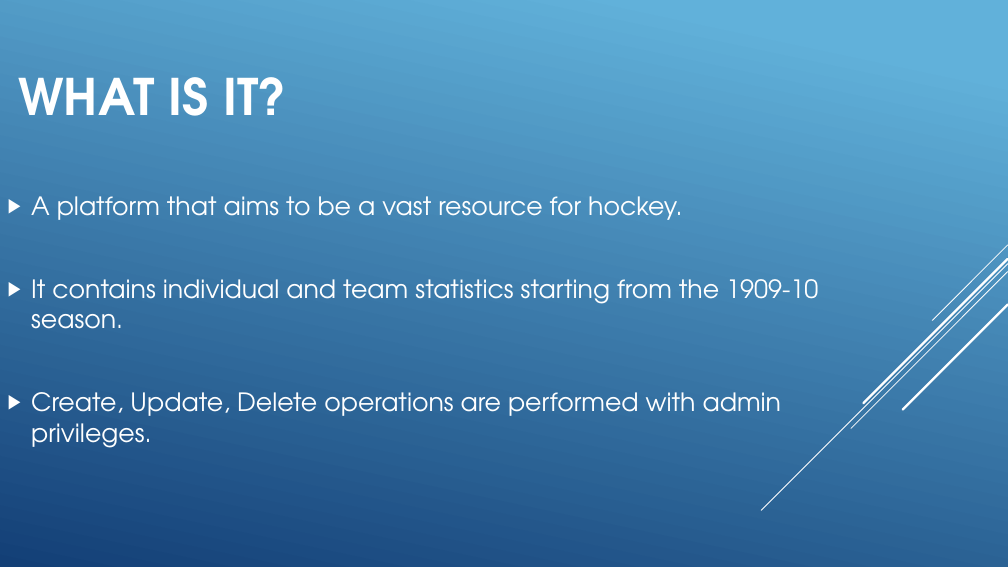
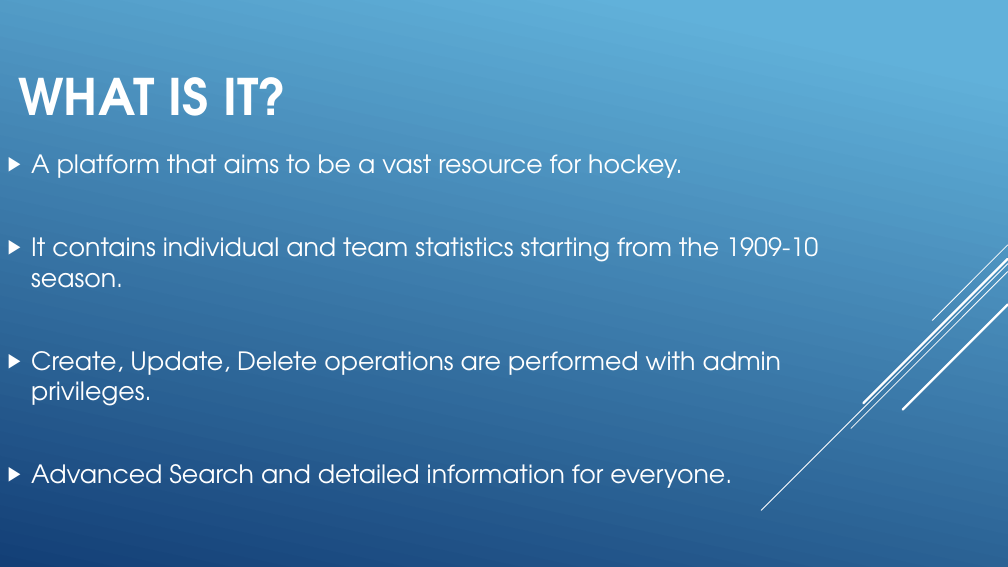
Before and after one commit to itudb2208/itudb2208, a slide deck: slide 2 of presentation/presentation.pptx. Drawn at 1008x567 pixels with LibreOffice and Linux fonts; fonts in the diff are those of the drawing. Boxes give left, top, right and bottom in pixels: in the first picture for what was removed or moved away, otherwise in the second. Text is boxed around its words. In the diff, an @@ line names an element or a change of style, - is before the commit and + after.

```diff
--- a/presentation/presentation.pptx
+++ b/presentation/presentation.pptx
@@ text at <box>31,464,732,488</box>: paragraph added @@
+▶ Advanced Search and detailed information for everyone.
```
Also in this commit, not shown: 4 slides added, 1 other file.
